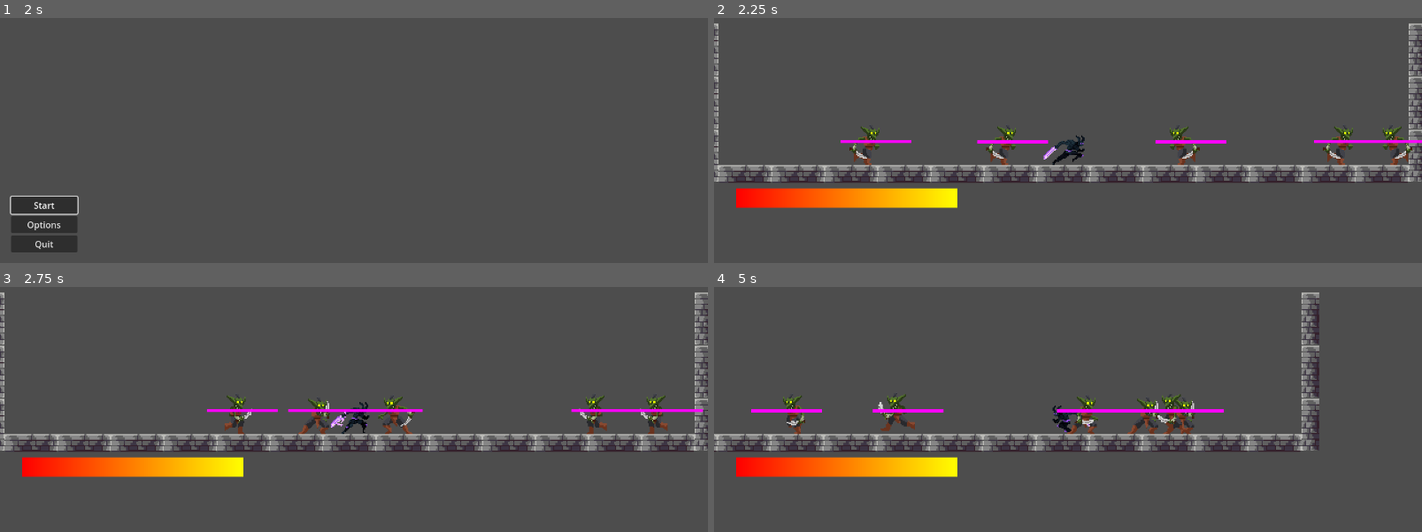
Above: before the commit, frames 1-4 (two rows, left to right).
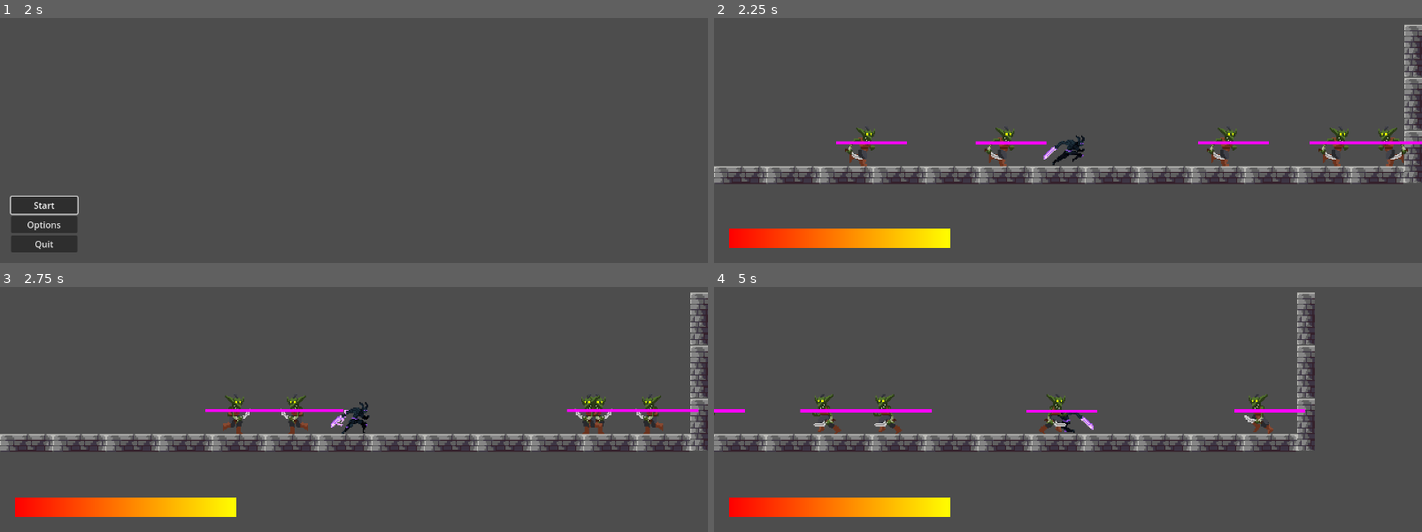
Above: after the commit, the same moments.

Repository: itsvoit/Games_Programming-Final_Project
Game: Godot game, scene res://scenes/ui/main_menu.tscn
Two runs of this game, one before a commit and one after it. Both use one fixed random seed, a clock stepped at 60 frames per second and the inputs below.
Inputs:
- Up to frame 1 (2 s): click "Options" at 0.5 s; click "Back" at 1.25 s
- Up to frame 2 (2.25 s): click "Start" at 2 s
- Up to frame 3 (2.75 s): no input
- Up to frame 4 (5 s): hold Right (move_right) 2.78-4.28 s; tap C (dash) at 2.85, 4.35 s; tap Z (jump) at 3.02, 3.77 s; tap X (light_attack) at 3.6 s; hold Left (move_left) from 4.28 s (still down)

Frame 1 is identical in both runs. In frame 2, 14% of the frame differs, in the area x 0-100%, y 2-94%; in frame 3, 11%; in frame 4, 12%.

Commit message:
Small level adjustments

Diff:
--- a/scenes/final_level.tscn
+++ b/scenes/final_level.tscn
@@ -1,6 +1,7 @@
-[gd_scene load_steps=2 format=3 uid="uid://bq360w6ep0si3"]
+[gd_scene load_steps=3 format=3 uid="uid://bq360w6ep0si3"]
 
 [ext_resource type="TileSet" uid="uid://di6twf0fhokdg" path="res://assets/Tilesets/night.tres" id="1_vfpc6"]
+[ext_resource type="PackedScene" uid="uid://wegljpb1j3bi" path="res://scenes/player.tscn" id="2_24lco"]
 
 [node name="Node2D" type="Node2D"]
 
@@ -10,3 +11,6 @@
 layer_0/tile_data = PackedInt32Array(0, 2, 2, 1, 65538, 2, 2, 65538, 2, 3, 65538, 2, 4, 65538, 2, 5, 65538, 2, 6, 65538 …(15499 unchanged characters)…
 layer_1/tile_data = PackedInt32Array(-262135, 327682, 23, -196599, 327682, 24, -131063, 327682, 25, -262134, 393218, 23 …(6325 unchanged characters)…
 layer_2/tile_data = PackedInt32Array(-131009, 589826, 9, -131008, 655362, 9, -131007, 720898, 9, -262077, 589826, 9, -2 …(277 unchanged characters)…
+
+[node name="Player" parent="." instance=ExtResource("2_24lco")]
+position = Vector2(36, -78)
--- a/scenes/first_level.tscn
+++ b/scenes/first_level.tscn
@@ -12,11 +12,4 @@
 layer_1/tile_data = PackedInt32Array(-327646, 327680, 4, -327645, 393216, 4, -327644, 458752, 4, -327643, 524288, 4, -327642, 589824, 4, -131022, 327680, 4, -131021, 589824, 4, -262082, 327680, 4, -262081, 393216, 4, -262080, 589824, 4, -131015, 0, 8, -65467, 655360, 9, -65466, 131074, 18)
 
 [node name="Player" parent="." instance=ExtResource("2_5u1xv")]
-position = Vector2(4, -63)
-scale = Vector2(0.6, 0.6)
-
-[node name="Camera2D" type="Camera2D" parent="Player"]
-position = Vector2(0, -22)
-zoom = Vector2(4, 4)
-limit_left = -100
-limit_bottom = 40
+position = Vector2(44, -120)
--- a/scenes/level_castle.tscn
+++ b/scenes/level_castle.tscn
@@ -15,6 +15,6 @@
 position = Vector2(0, -95)
 collision_layer = 8
 
-[node name="Camera2D" type="Camera2D" parent="Player"]
+[node name="Camera2D2" type="Camera2D" parent="Player"]
 position = Vector2(0, -74)
 zoom = Vector2(2, 2)
--- a/scenes/main_scene.tscn
+++ b/scenes/main_scene.tscn
@@ -1,11 +1,12 @@
-[gd_scene load_steps=10 format=3 uid="uid://rohs0t7a1q8g"]
+[gd_scene load_steps=8 format=3 uid="uid://rohs0t7a1q8g"]
 
 [ext_resource type="TileSet" uid="uid://di6twf0fhokdg" path="res://assets/Tilesets/night.tres" id="1_2ah0h"]
 [ext_resource type="PackedScene" uid="uid://wegljpb1j3bi" path="res://scenes/player.tscn" id="1_a2b2v"]
 [ext_resource type="Script" path="res://scripts/gameController.gd" id="1_ajcy8"]
-[ext_resource type="PackedScene" uid="uid://dj11uyhulmdl3" path="res://scenes/ui/gui.tscn" id="2_sqskw"]
 [ext_resource type="PackedScene" uid="uid://dc5pxok3hr3fp" path="res://scenes/enemies/goblin.tscn" id="3_nrg8f"]
-[ext_resource type="PackedScene" uid="uid://cswmon5783q3u" path="res://scenes/ui/pause_menu.tscn" id="7_83x8p"]
+[ext_resource type="PackedScene" uid="uid://cww6xerf2l2ao" path="res://scenes/enemies/mushroom.tscn" id="4_mskgp"]
+[ext_resource type="PackedScene" uid="uid://bh2xmw3yowske" path="res://scenes/enemies/skeleton.tscn" id="5_orlsn"]
+[ext_resource type="PackedScene" uid="uid://buvdpfc43fjrn" path="res://scenes/enemies/flying_eye.tscn" id="6_ni32v"]
 
 [node name="Main_scene" type="Node2D"]
 
@@ -15,18 +16,7 @@
 [node name="Level" type="Node2D" parent="."]
 
 [node name="Player" parent="Level" instance=ExtResource("1_a2b2v")]
-position = Vector2(-4, -46)
-collision_layer = 8
-
-[node name="Camera2D" type="Camera2D" parent="Level/Player"]
-position = Vector2(0, -28.5)
-zoom = Vector2(2, 2)
-
-[node name="GUI" parent="Level/Player/Camera2D" instance=ExtResource("2_sqskw")]
-scale = Vector2(0.5, 0.5)
-
-[node name="Pause_menu" parent="Level/Player/Camera2D" instance=ExtResource("7_83x8p")]
-scale = Vector2(0.5, 0.5)
+position = Vector2(0, -47)
 
 [node name="TileMap" type="TileMap" parent="Level"]
 tile_set = ExtResource("1_2ah0h")
--- a/scenes/player.tscn
+++ b/scenes/player.tscn
@@ -4,7 +4,8 @@
 [ext_resource type="PackedScene" uid="uid://smsnbk2vtu5g" path="res://scenes/utilities/health.tscn" id="2_5t50w"]
 [ext_resource type="PackedScene" uid="uid://buexi1thq5fbt" path="res://scenes/utilities/hitbox.tscn" id="3_7whgn"]
 [ext_resource type="SpriteFrames" uid="uid://x4blu2ugmf1g" path="res://assets/SpriteFrames/demon_frames.tres" id="4_u76e3"]
-[ext_resource type="PackedScene" uid="uid://baxohkk4bh1jv" path="res://scenes/utilities/hurtbox.tscn" id="5_kuf67"]
+[ext_resource type="PackedScene" uid="uid://dj11uyhulmdl3" path="res://scenes/ui/gui.tscn" id="5_gwa7m"]
+[ext_resource type="PackedScene" uid="uid://cswmon5783q3u" path="res://scenes/ui/pause_menu.tscn" id="6_chwpl"]
 
 [sub_resource type="RectangleShape2D" id="RectangleShape2D_oh61v"]
 size = Vector2(61.7054, 88.6464)
@@ -112,10 +113,16 @@
 position = Vector2(1, 51)
 shape = SubResource("CapsuleShape2D_wu4cr")
 
-[node name="Hurtbox" parent="." instance=ExtResource("5_kuf67")]
+[node name="Camera2D" type="Camera2D" parent="."]
+position = Vector2(0, -28.5)
+zoom = Vector2(2, 2)
 
-[node name="CollisionShape2D" type="CollisionShape2D" parent="Hurtbox"]
-position = Vector2(0, 51)
-shape = SubResource("CapsuleShape2D_on585")
+[node name="GUI" parent="Camera2D" instance=ExtResource("5_gwa7m")]
+scale = Vector2(0.5, 0.5)
+metadata/_edit_use_anchors_ = true
+
+[node name="Pause_menu" parent="Camera2D" instance=ExtResource("6_chwpl")]
+scale = Vector2(0.5, 0.5)
+metadata/_edit_use_anchors_ = true
 
 [connection signal="animation_finished" from="AnimatedSprite2D" to="." method="_on_animated_sprite_2d_animation_finished"]
--- a/scenes/second_level.tscn
+++ b/scenes/second_level.tscn
@@ -5,13 +5,6 @@
 [ext_resource type="Texture2D" uid="uid://dx7rqk3ykkr71" path="res://assets/environment/test/Battleground4.png" id="3_sbfwr"]
 
 [node name="Node2D" type="Node2D"]
-
-[node name="Player" parent="." instance=ExtResource("1_m7ad6")]
-position = Vector2(0, -32)
-scale = Vector2(0.5, 0.5)
-
-[node name="Camera2D" type="Camera2D" parent="Player"]
-zoom = Vector2(6, 6)
 
 [node name="TileMap" type="TileMap" parent="."]
 tile_set = ExtResource("1_3ptap")
@@ -21,6 +14,7 @@
 layer_2/tile_data = PackedInt32Array(-524292, 458752, 5, -458756, 458752, 6, -524291, 524288, 5, -458755, 524288, 6, -524290, 589824, 5, -458754, 589824, 6, -196522, 131074, 28, -130986, 131074, 29, -65450, 131074, 30, -196521, 196610, 28, -130985, 196610, 29, -65449, 196610, 30)
 
 [node name="ParallaxBackground" type="ParallaxBackground" parent="."]
+visible = false
 
 [node name="ParallaxLayer" type="ParallaxLayer" parent="ParallaxBackground"]
 motion_mirroring = Vector2(480, 0)
@@ -28,3 +22,6 @@
 [node name="Sprite2D" type="Sprite2D" parent="ParallaxBackground/ParallaxLayer"]
 scale = Vector2(0.25, 0.25)
 texture = ExtResource("3_sbfwr")
+
+[node name="Player" parent="." instance=ExtResource("1_m7ad6")]
+position = Vector2(64, -115)
--- a/scenes/ui/gui.tscn
+++ b/scenes/ui/gui.tscn
@@ -22,10 +22,10 @@
 
 [node name="TextureProgressBar" type="TextureProgressBar" parent="."]
 layout_mode = 0
-offset_left = -600.0
-offset_top = 225.0
-offset_right = -200.0
-offset_bottom = 260.0
+offset_left = -613.0
+offset_top = 298.0
+offset_right = -213.0
+offset_bottom = 333.0
 value = 100.0
 nine_patch_stretch = true
 texture_progress = SubResource("GradientTexture1D_ult7x")
--- a/scenes/ui/settings.tscn
+++ b/scenes/ui/settings.tscn
@@ -2,7 +2,7 @@
 
 [ext_resource type="Script" path="res://scripts/settings.gd" id="1_31gw2"]
 [ext_resource type="PackedScene" uid="uid://d0sxtdq0vq35b" path="res://scenes/ui/sounds_settings.tscn" id="2_mbw03"]
-[ext_resource type="PackedScene" uid="uid://ckjuuyum6kfen" path="res://scenes/ui/controls_settings.tscn" id="3_1eemy"]
+[ext_resource type="PackedScene" uid="uid://ckjuuyum6kfen" path="res://scenes/ui/Controls_settings.tscn" id="3_1eemy"]
 
 [node name="StartGameSettings" type="Control"]
 layout_mode = 3
